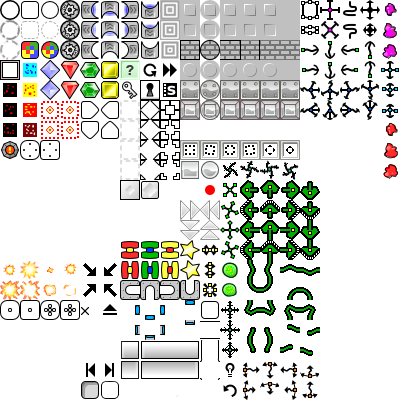
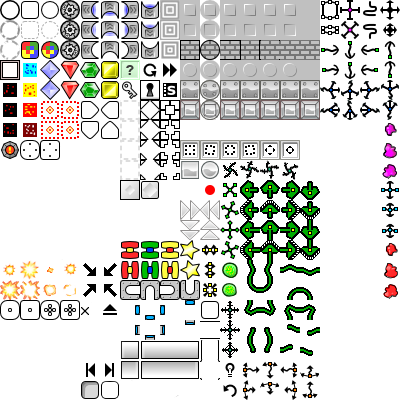
Two versions of the same layered image (400x400). Layer-by-layer changes:
painted on "Capa nueva#3" over (260, 40, 280, 60)
painted on "Capa nueva#1" over (283, 0, 400, 299)
